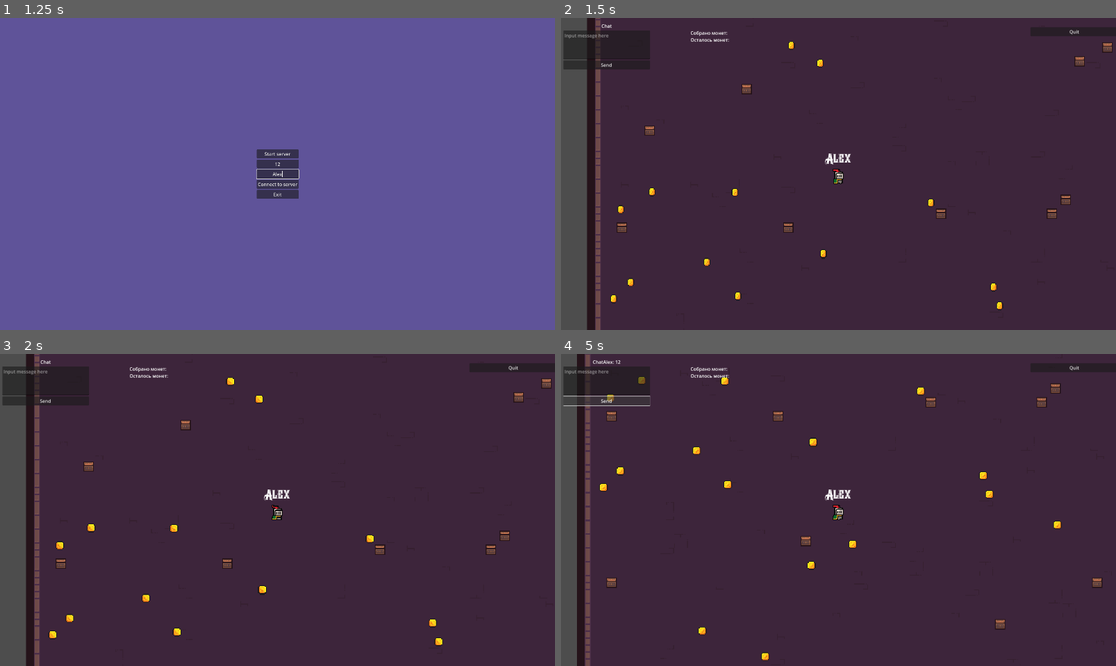
Above: before the commit, frames 1-4 (two rows, left to right).
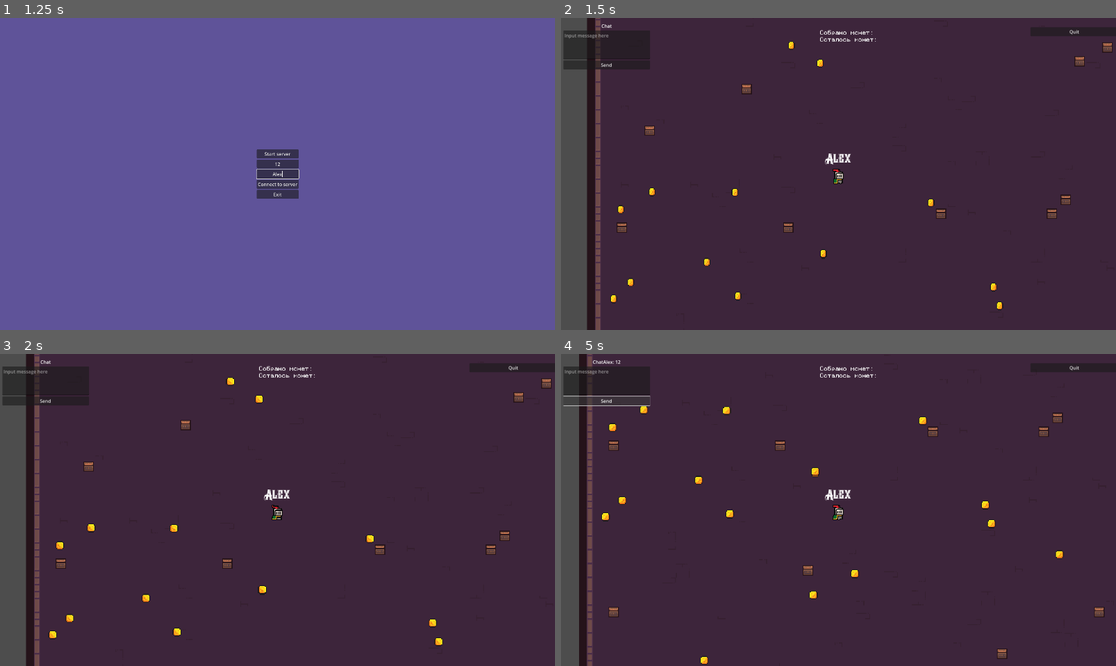
Above: after the commit, the same moments.

Repository: alnikyur/net_sandbox
Game: Godot game, scene res://scenes/ui/main_ui.tscn
The game is run twice, just before and just after one commit, with the same random seed, the same clock (stepped at 60 frames per second) and the same inputs. Sound files missing from this copy of the repository are replaced by a short silence.
Inputs (mouse positions are in pixels of both pictures, inside the frame that each line leads up to):
- Up to frame 1 (1.25 s): click (277, 164) at 0.52 s; type "12" at 0.6 s; click (277, 174) at 0.75 s; type "Alex" at 0.83 s
- Up to frame 2 (1.5 s): click "Start server" at 1.25 s
- Up to frame 3 (2 s): no input
- Up to frame 4 (5 s): click (605, 382) at 2.02 s; type "12" at 2.1 s; click "Send" at 2.75 s; tap Enter at 3.5 s; hold Right (ui_right) 3.53-4.28 s; hold A (A) 3.53-4.28 s; hold Down (ui_down) from 4.28 s (still down); tap D (D) at 4.35 s

Frame 1 is identical in both runs. In frame 2, 0.2% of the frame differs, in the area x 23-57%, y 3-8%; in frame 3, 0.2%; in frame 4, 3.4%, in the area x 2-98%, y 0-100%.

Commit message:
Small correction

Diff:
--- a/scenes/lobby/lobby.tscn
+++ b/scenes/lobby/lobby.tscn
@@ -7,6 +7,7 @@
 [ext_resource type="Texture2D" uid="uid://cjluun41m0atl" path="res://assets/tileset/Dungeon_Tileset.png" id="4_lc3sa"]
 [ext_resource type="AudioStream" uid="uid://ck2rlgxg43xya" path="res://assets/sounds/bit-beats-1-168243.mp3" id="5_dr1s3"]
 [ext_resource type="Script" path="res://scenes/ui/ChatUI.gd" id="7_g7usg"]
+[ext_resource type="FontFile" uid="uid://cvjgxxq5g2jb1" path="res://assets/fonts/Monocraft.otf" id="8_kgjnn"]
 
 [sub_resource type="TileSetAtlasSource" id="TileSetAtlasSource_ax6h7"]
 texture = ExtResource("1_suqbc")
@@ -1376,17 +1377,23 @@
 [node name="CanvasLayer" type="CanvasLayer" parent="."]
 
 [node name="CoinLabel" type="Label" parent="CanvasLayer"]
-offset_left = 448.0
+texture_filter = 1
+offset_left = 896.0
 offset_top = 40.0
-offset_right = 480.0
+offset_right = 1024.0
 offset_bottom = 64.0
+theme_override_fonts/font = ExtResource("8_kgjnn")
+theme_override_font_sizes/font_size = 20
 text = "Собрано монет:"
 
 [node name="CoinLast" type="Label" parent="CanvasLayer"]
-offset_left = 448.0
+texture_filter = 1
+offset_left = 896.0
 offset_top = 64.0
-offset_right = 582.0
+offset_right = 1030.0
 offset_bottom = 88.0
+theme_override_fonts/font = ExtResource("8_kgjnn")
+theme_override_font_sizes/font_size = 20
 text = "Осталось монет:"
 
 [node name="ExitGame" type="Button" parent="CanvasLayer"]
--- a/scenes/player/player.gd
+++ b/scenes/player/player.gd
@@ -1,6 +1,6 @@
 extends CharacterBody2D
 
-@export var move_speed: float = 250.0
+@export var move_speed: float = 200.0
 @onready var name_label = $NameLabel # Узел для отображения имени
 
 var player_name: String = "Player"
Binary file added: assets/fonts/Monocraft.otf
Not shown, added: assets/fonts/Monocraft.otf.import
Not shown: 1 places in scenes/lobby/lobby.tscn that only renumber resources
